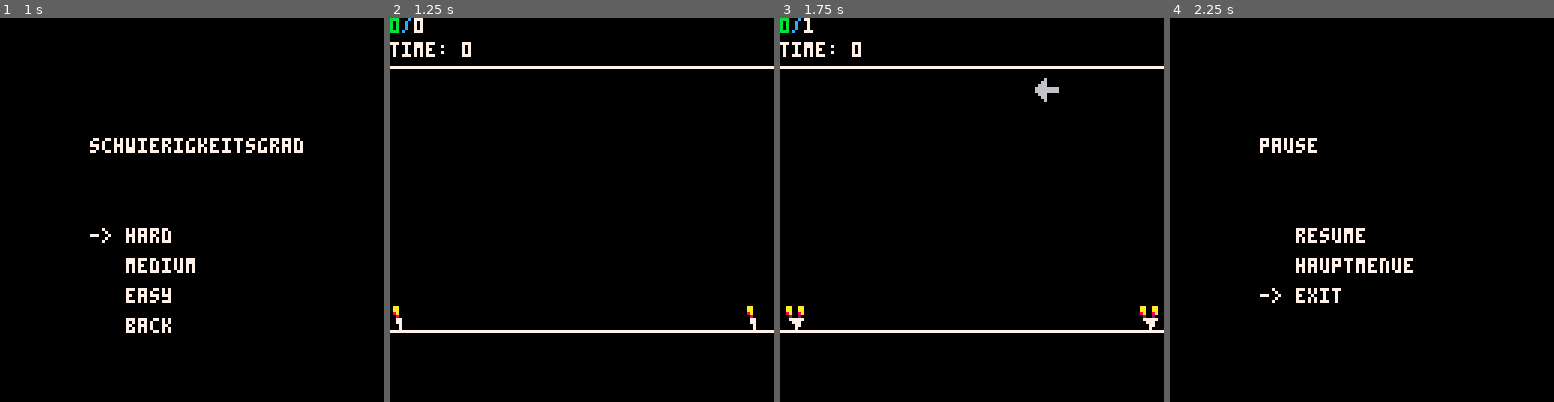
Above: before the commit, frames 1-4 (left to right).
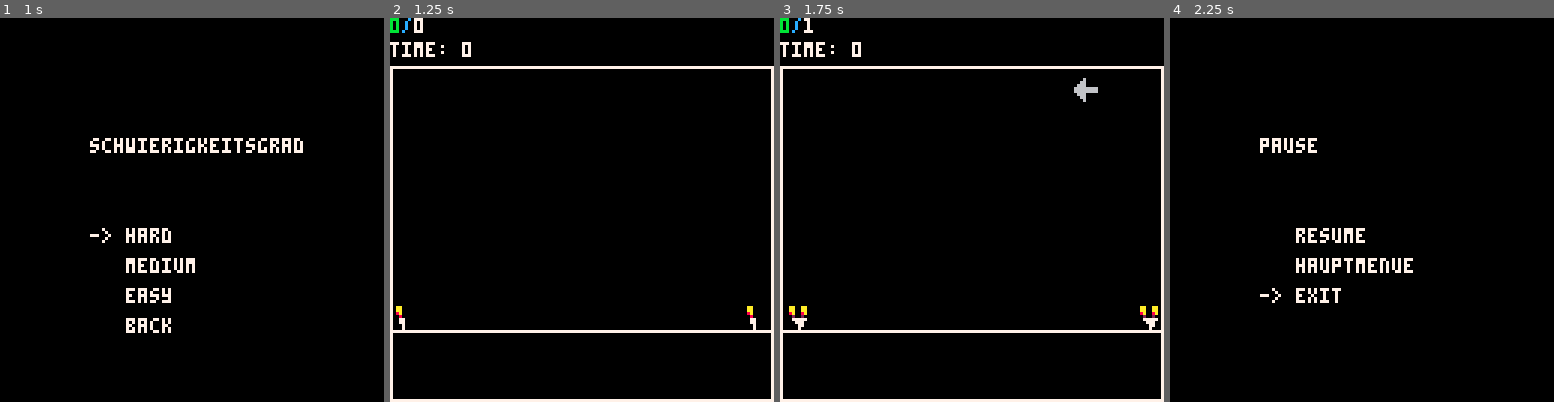
Above: after the commit, the same moments.

Repository: Chrisioo/GDD_Gruppe_1
Game: PICO-8 cartridge abschlussprojekt.p8
Two runs of this game, one before a commit and one after it. Both use one fixed random seed, a clock stepped at 60 frames per second and the inputs below.
Inputs:
- Up to frame 1 (1 s): tap X (X key) at 0.33 s
- Up to frame 2 (1.25 s): tap X (X key) at 1.07 s
- Up to frame 3 (1.75 s): hold Right from 1.6 s (still down)
- Up to frame 4 (2.25 s): tap X (X key) at 1.85 s; release Right at 2.1 s; hold Up from 2.15 s (still down)

Frame 1 is identical in both runs. In frame 2, 2.2% of the frame differs, in the area x 0-100%, y 13-100%; in frame 3, 2.6%; in frame 4, nothing differs.

Commit message:
Kleine Anpassungen

Diff:
--- a/abschlussprojekt.p8
+++ b/abschlussprojekt.p8
@@ -186,6 +186,9 @@
     end
 
     line(0, 16, 128, 16, 7)                             -- Linie am oberen Bildschirmrand, grenzt "UI" von Spielfeld ab
+    line(0, 127, 128, 127, 7)                           -- Linie am unteren Bildschirmrand
+    line(0, 16, 0, 127, 7)                              -- Linie, die die beiden Linien auf der linken Seite verbindet
+    line(127, 16, 127, 127, 7)                          -- Linie, die die beiden Linien auf der rechten Seite verbindet
     draw_score()                                        -- Zeige Score oben links
     draw_timer()                                        -- Zeichne Timer oben links
     draw_feedback()                                     -- Zeige Feedback-Nachricht oben rechts
@@ -232,10 +235,10 @@
 -- "Animiert" eine Bewegung der Cheerleader durch Sprite-Wechsel alle 30 Frames
 function draw_cheerleader()
     if cheer_anim_counter % 30 < 15 then                -- Falls Animationszaehler kleiner als 15, zeichne Cheerleader-Sprite 1
-        spr(4, 0, 96)                                   -- Cheerleader linke Seite
+        spr(4, 1, 96)                                   -- Cheerleader linke Seite
         spr(4, 118, 96)                                 -- Cheerleader rechte Seite
     else                                                -- Ansonsten zeichne Cheerleader-Sprite 2
-        spr(5, 0, 96)                                   -- Cheerleader linke Seite
+        spr(5, 1, 96)                                   -- Cheerleader linke Seite
         spr(5, 118, 96)                                 -- Cheerleader rechte Seite
     end
 end
@@ -276,7 +279,7 @@
         local sprite = sprites[i]                       -- Aktueller Pfeil
         sprite.y += sprite_falling_speed                -- Pfeil nach unten bewegen
         if sprite.y > 128 then                          -- Check, ob Pfeil unteren Bildschirmrand erreicht
-            feedback_msg = "you suck"                   -- Wenn ja, schlechte Feedback-Nachricht und Pfeil aus Array entfernen
+            feedback_msg = "missed!"                    -- Wenn ja, schlechte Feedback-Nachricht und Pfeil aus Array entfernen
             del(sprites, sprite)
         end
     end
@@ -301,13 +304,13 @@
     local sprite_id = flr(rnd(4))                       -- IDs 0 bis 3, zufaelliger Pfeil
     local x;                                            -- x-Koordinate des Pfeils, abhaengig von ID
     if sprite_id == 0 then
-        x = 22                                          -- x-Koordinate fuer Pfeil-ID 0, Pfeil nach unten
+        x = 30                                          -- x-Koordinate fuer Pfeil-ID 0, Pfeil nach unten
     elseif sprite_id == 1 then
-        x = 43                                          -- x-Koordinate fuer Pfeil-ID 1, Pfeil nach rechts
+        x = 52                                          -- x-Koordinate fuer Pfeil-ID 1, Pfeil nach rechts
     elseif sprite_id == 2 then
-        x = 64                                          -- x-Koordinate fuer Pfeil-ID 2, Pfeil nach oben
+        x = 76                                          -- x-Koordinate fuer Pfeil-ID 2, Pfeil nach oben
     elseif sprite_id == 3 then
-        x = 85                                          -- x-Koordinate fuer Pfeil-ID 3, Pfeil nach links
+        x = 98                                          -- x-Koordinate fuer Pfeil-ID 3, Pfeil nach links
     end
     local y = 16                                        -- Start an oberer Abgrenzungslinie
     add(sprites, {sprite_id = sprite_id, x = x, y = y}) -- Hinzufuegen des neuen Pfeils zum Array
